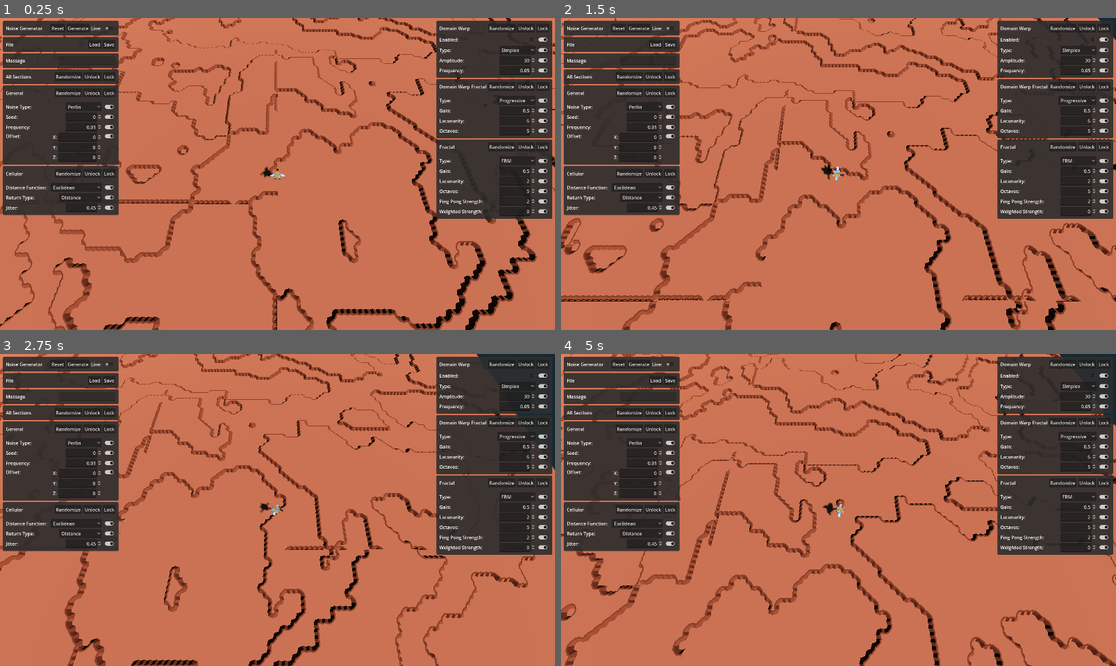
Above: before the commit, frames 1-4 (two rows, left to right).
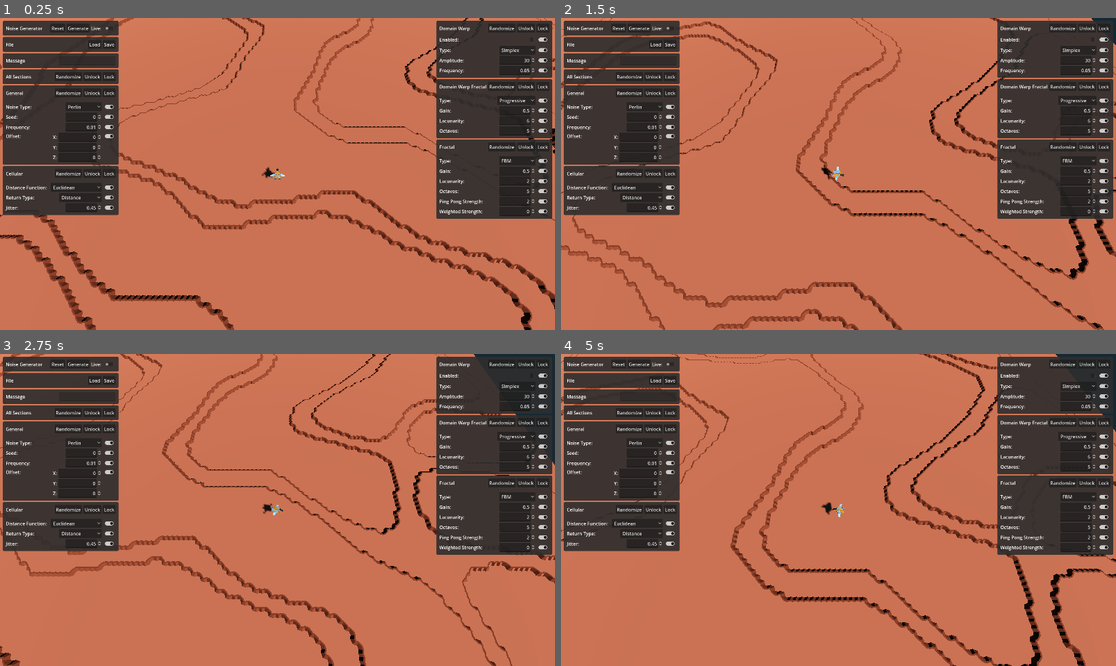
Above: after the commit, the same moments.

Repository: joshuajenner/project-speed
Game: Godot game, scene res://levels/base_level.tscn
Same seed, same stepped clock (60 frames per second), same inputs: the game is played once before the commit and once after it.
Inputs (mouse positions are in pixels of both pictures, inside the frame that each line leads up to):
- Up to frame 1 (0.25 s): no input
- Up to frame 2 (1.5 s): move the mouse to (960, 158) at 0.52 s; hold D (move_right) 0.53-1.28 s; move the mouse to (727, 189) at 1.27 s; hold S (move_down) from 1.28 s (still down)
- Up to frame 3 (2.75 s): move the mouse to (333, 441) at 2.02 s; release S (move_down) at 2.03 s; hold D (move_right) from 2.03 s (still down)
- Up to frame 4 (5 s): move the mouse to (810, 572) at 2.77 s; release D (move_right) at 2.78 s; hold W (move_up) 2.78-3.53 s; move the mouse to (1005, 556) at 3.52 s; hold A (move_left) from 3.53 s (still down); move the mouse to (672, 463) at 4.27 s

The runs differ from the first frame. In frame 1, 13% of the frame differs, in the area x 0-100%, y 0-100%; in frame 2, 12%; in frame 3, 11%; in frame 4, 12%.

Commit message:
fixed seams

Diff:
--- a/noise/cellular_1.tres
+++ b/noise/cellular_1.tres
@@ -19,7 +19,7 @@
 fractal_lacunarity = 2.0
 fractal_octaves = 5.0
 fractal_ping_pong_strength = 2.0
-fractal_type = 1
+fractal_type = 0
 fractal_weighted_strength = 0.0
 frequency = 0.02
 noise_type = 0
--- a/test/generated_gridmap.gd
+++ b/test/generated_gridmap.gd
@@ -9,6 +9,7 @@
 
 var chunk_size: int = 100
 var chunk_center: int = chunk_size / 2
+var chunk_size_bordered: int = chunk_size + 2
 var chunk_current_coord := Vector2i(chunk_center, chunk_center)
 var loaded_chunks: Array[Vector2i] = []
 var chunks_to_load: Array[Vector2i] = []
@@ -21,7 +22,8 @@
 
 
 func _ready():
-	pass
+	for x in range(0, chunk_size+2):
+		print(x)
 
 
 func _physics_process(delta):
@@ -75,19 +77,18 @@
 			chunks_to_load.remove_at(0)
 
 
-func build_chunk(middle_coords: Vector2i) -> void:
-	for x in chunk_size:
-		for y in chunk_size:
-			grid_map.set_cell_item(Vector3i(middle_coords.x - chunk_center + x, 0, middle_coords.y - chunk_center + y), 0, 0)
-
+#func build_chunk(middle_coords: Vector2i) -> void:
+#	for x in chunk_size:
+#		for y in chunk_size:
+#			grid_map.set_cell_item(Vector3i(middle_coords.x - chunk_center + x, 0, middle_coords.y - chunk_center + y), 0, 0)
 
 func init_cells_arrays() -> void:
 	mapped_cells_0.clear()
 	mapped_cells_1.clear()
-	for x in range(chunk_size):
+	for x in range(chunk_size_bordered):
 		mapped_cells_0.push_back([])
 		mapped_cells_1.push_back([])
-		for y in range(chunk_size):
+		for y in range(chunk_size_bordered):
 			mapped_cells_0[x].push_back(-1)
 			mapped_cells_1[x].push_back(-1)
 
@@ -100,9 +101,9 @@
 
 
 func generate_tilemap(noise: FastNoiseLite, chunk_coords: Vector2i) -> void:
-	for x in range(0, chunk_size):
-		for y in range(0, chunk_size):
-			var noise_level: float = (noise.get_noise_2d(chunk_coords.x + x, chunk_coords.y + y) + 1) / 2
+	for x in range(0, chunk_size_bordered):
+		for y in range(0, chunk_size_bordered):
+			var noise_level: float = (noise.get_noise_2d(chunk_coords.x - chunk_center + x, chunk_coords.y - chunk_center + y) + 1) / 2
 			if noise_level > 0.60:
 				mapped_cells_1[x][y] = 0
 				mapped_cells_1[max(0, x-1)][y] = 0
@@ -117,8 +118,8 @@
 
 
 func solve_tilemap() -> void:
-	for x in range(0, chunk_size):
-		for y in range(0, chunk_size):
+	for x in range(0, chunk_size_bordered):
+		for y in range(0, chunk_size_bordered):
 			if mapped_cells_0[x][y] >= 0:
 				var cell_index: int = get_cell_index_from_surrounding_cells(mapped_cells_0, x, y)
 				mapped_cells_0[x][y] = cell_index
@@ -132,9 +133,9 @@
 	var index: int = 0
 	if cell_map[cell_x][cell_y - 1] >= 0:
 		index += 1
-	if cell_map[min(chunk_size-1, cell_x + 1)][cell_y] >= 0:
+	if cell_map[min(chunk_size_bordered-1, cell_x + 1)][cell_y] >= 0:
 		index += 2
-	if cell_map[cell_x][min(chunk_size-1, cell_y + 1)] >= 0:
+	if cell_map[cell_x][min(chunk_size_bordered-1, cell_y + 1)] >= 0:
 		index += 4
 	if cell_map[cell_x - 1][cell_y] >= 0:
 		index += 8
@@ -147,11 +148,11 @@
 	var index: int = 0
 	if cell_map[cell_x - 1][cell_y - 1] < 0:
 		index += 8
-	if cell_map[min(chunk_size-1, cell_x + 1)][cell_y - 1] < 0:
+	if cell_map[min(chunk_size_bordered-1, cell_x + 1)][cell_y - 1] < 0:
 		index += 1
-	if cell_map[cell_x - 1][min(chunk_size-1, cell_y + 1)] < 0:
+	if cell_map[cell_x - 1][min(chunk_size_bordered-1, cell_y + 1)] < 0:
 		index += 4
-	if cell_map[min(chunk_size-1, cell_x + 1)][min(chunk_size-1, cell_y + 1)] < 0:
+	if cell_map[min(chunk_size_bordered-1, cell_x + 1)][min(chunk_size_bordered-1, cell_y + 1)] < 0:
 		index += 2
 	return index
 
@@ -161,6 +162,6 @@
 	for x in range(0, chunk_size):
 		for y in range(0, chunk_size):
 			grid_map.set_cell_item(Vector3i(chunk_coord.x - chunk_center + x, 0, chunk_coord.y - chunk_center + y), 0, 0)
-			grid_map.set_cell_item(Vector3i(chunk_coord.x - chunk_center + x, 1, chunk_coord.y - chunk_center + y), mapped_cells_0[x][y], 0)
-			grid_map.set_cell_item(Vector3i(chunk_coord.x - chunk_center + x, 2, chunk_coord.y - chunk_center + y), mapped_cells_1[x][y], 0)
+			grid_map.set_cell_item(Vector3i(chunk_coord.x - chunk_center + x, 1, chunk_coord.y - chunk_center + y), mapped_cells_0[x+1][y+1], 0)
+			grid_map.set_cell_item(Vector3i(chunk_coord.x - chunk_center + x, 2, chunk_coord.y - chunk_center + y), mapped_cells_1[x+1][y+1], 0)
 	loaded_chunks.push_back(chunk_coord)
